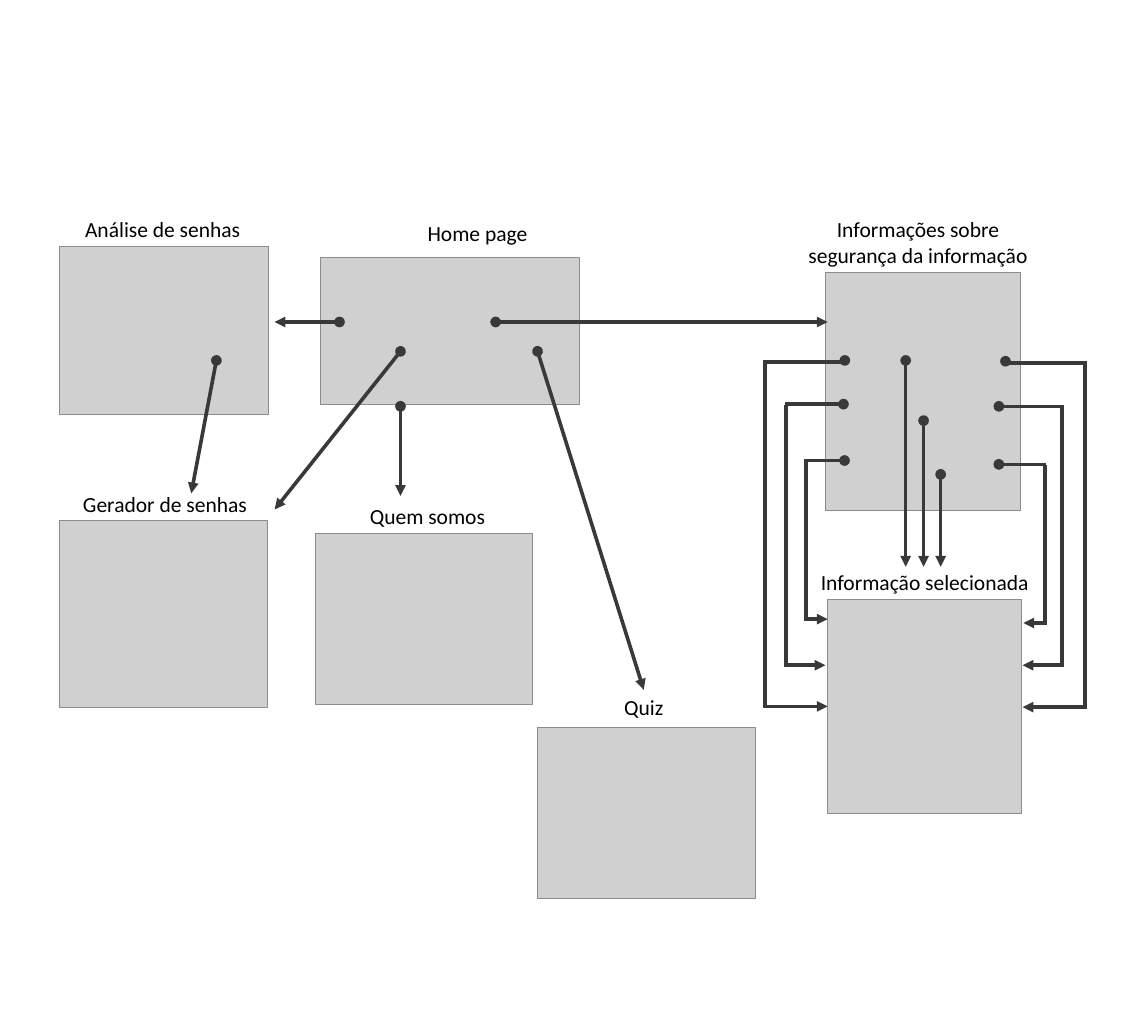
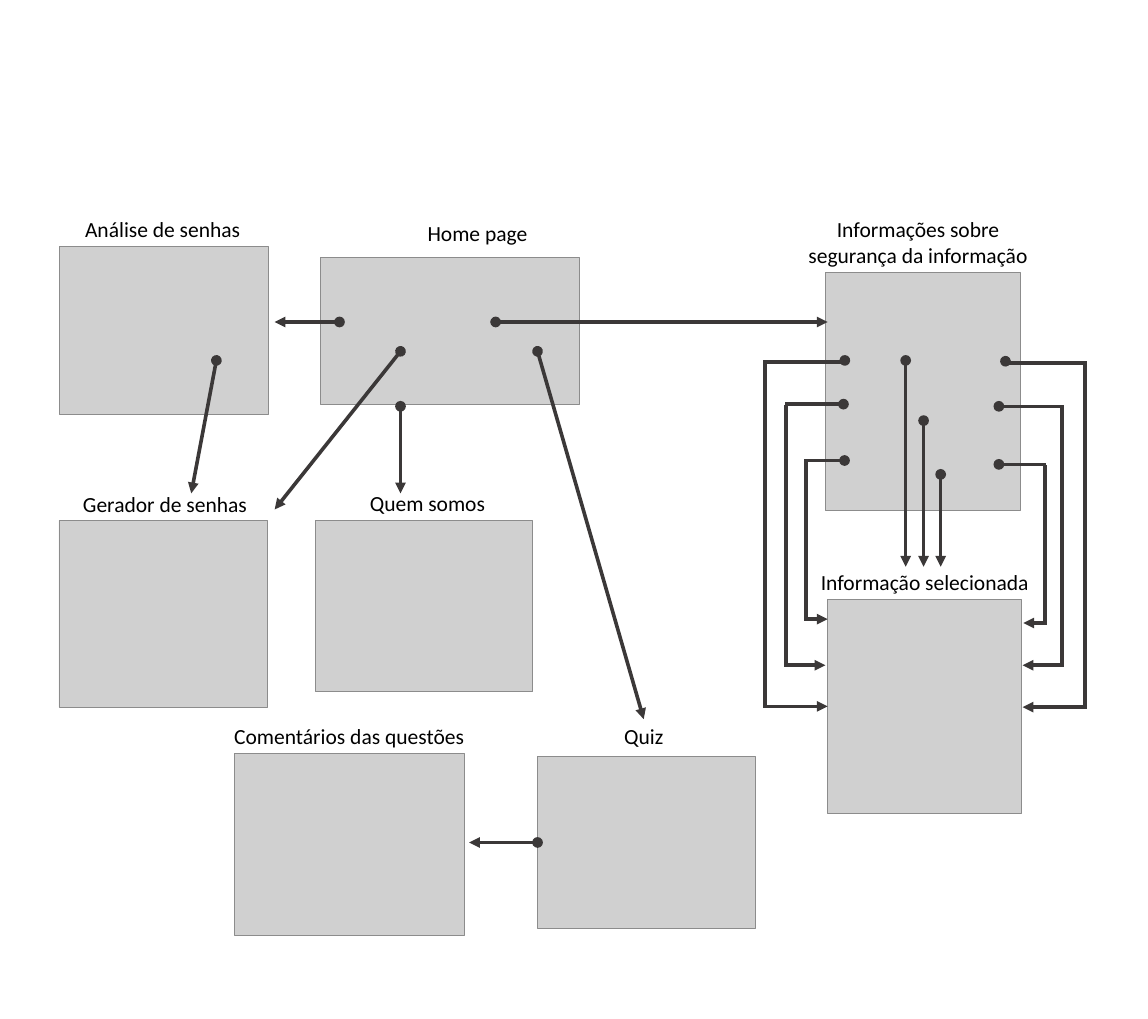
Before and after one commit to ICEI-PUC-Minas-PMV-ADS/pmv-ads-2022-2-e1-proj-web-t2-seguranca_informacao, a slide deck: slide 1 of docs/Fluxo de usuário.pptx. Drawn at 1148x1019 pixels with LibreOffice and Linux fonts; fonts in the diff are those of the drawing; grey boxes stand for pictures. Boxes give left, top, right and bottom in pixels: in the first picture for what was removed or moved away, otherwise in the second. Text is boxed around its words. In the diff, an @@ line names an element or a change of style, - is before the commit and + after.

```diff
--- a/docs/Fluxo de usuário.pptx
+++ b/docs/Fluxo de usuário.pptx
@@ double arrow moved from (537, 351) - (644, 690) to (537, 351) - (644, 719) @@
@@ text "Quem somos": place and size @@
-text "Quem somos" at (370,510,485,527)
+text "Quem somos" at (370,497,485,514)
@@ picture: place and size @@
-picture at (315,533,533,704)
+picture at (315,520,533,692)
@@ text "Quiz": place and size @@
-text "Quiz" at (624,700,663,718)
+text "Quiz" at (624,729,663,747)
@@ text added at (234,729,464,748), 18 pt, text #000000 @@
+Comentários das questões
@@ picture added at (235,754,465,934) @@
@@ picture: place and size @@
-picture at (537,728,755,899)
+picture at (537,757,755,928)
@@ double arrow added from (537, 842) to (469, 842), #3B3838 3 pt @@
```
Also in this commit, not shown: 2 other files.
